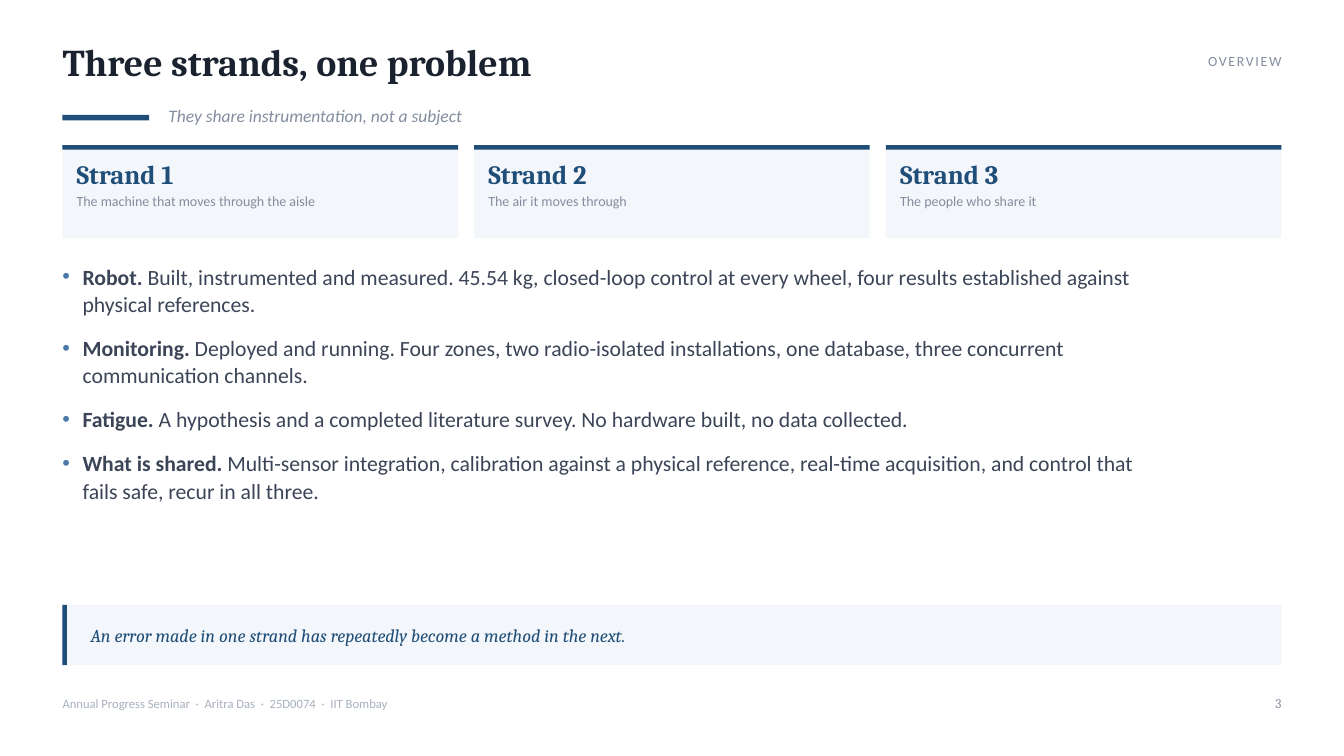
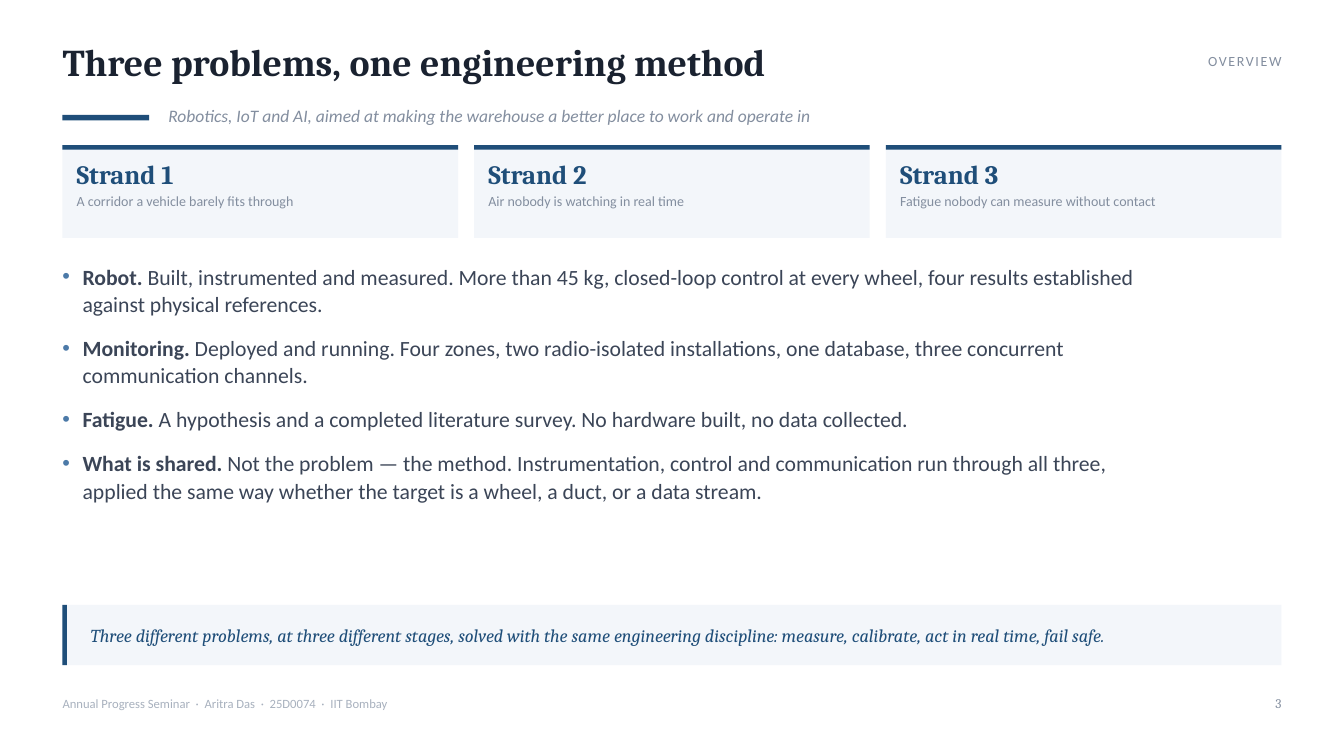
Before and after one commit to AritraD11/NarrowAisleBot, a slide deck: slide 3 of docs/aps_report/seminar_final/NarrowAisleBot_APS_Seminar.pptx. Drawn at 1344x756 pixels with LibreOffice and Linux fonts; fonts in the diff are those of the drawing. Boxes give left, top, right and bottom in pixels: in the first picture for what was removed or moved away, otherwise in the second. Text is boxed around its words. In the diff, an @@ line names an element or a change of style, - is before the commit and + after.

```diff
--- a/docs/aps_report/seminar_final/NarrowAisleBot_APS_Seminar.pptx
+++ b/docs/aps_report/seminar_final/NarrowAisleBot_APS_Seminar.pptx
@@ text at [63,49,765,85]: text changed @@
-Three strands, one problem
+Three problems, one engineering method
@@ text at [168,110,810,125]: text changed @@
-They share instrumentation, not a subject
+Robotics, IoT and AI, aimed at making the warehouse a better place to work and operate in
@@ text at [77,196,293,209]: text changed @@
-The machine that moves through the aisle
+A corridor a vehicle barely fits through
@@ text at [488,196,684,209]: text changed @@
-The air it moves through
+Air nobody is watching in real time
@@ text at [900,196,1155,209]: text changed @@
-The people who share it
+Fatigue nobody can measure without contact
@@ text at [83,269,1133,316]: text changed @@
-• Robot. Built, instrumented and measured. 45.54 kg, closed-loop control at every wheel, four results established against physical references.
+• Robot. Built, instrumented and measured. More than 45 kg, closed-loop control at every wheel, four results established against physical references.
@@ text at [83,455,1106,503]: text changed @@
-• What is shared. Multi-sensor integration, calibration against a physical reference, real-time acquisition, and control that fails safe, recur in all three.
+• What is shared. Not the problem — the method. Instrumentation, control and communication run through all three, applied the same way whether the target is a wheel, a duct, or a data stream.
@@ text at [91,629,1104,646]: text changed @@
-An error made in one strand has repeatedly become a method in the next.
+Three different problems, at three different stages, solved with the same engineering discipline: measure, calibrate, act in real time, fail safe.
```
Also in this commit, not shown: 1 other file.
